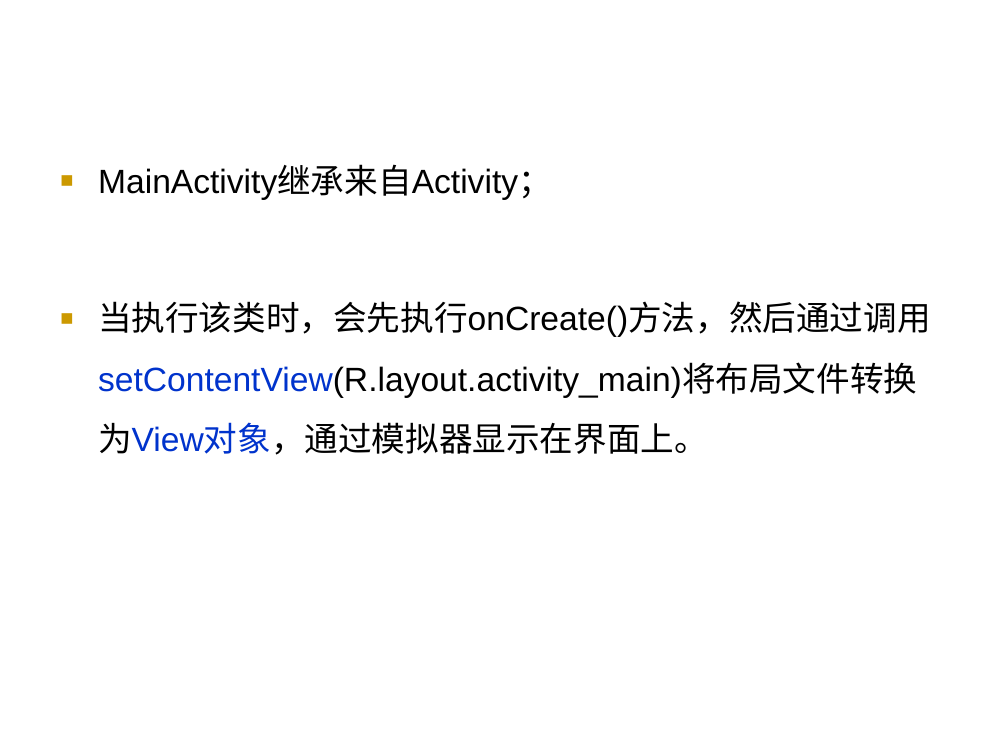
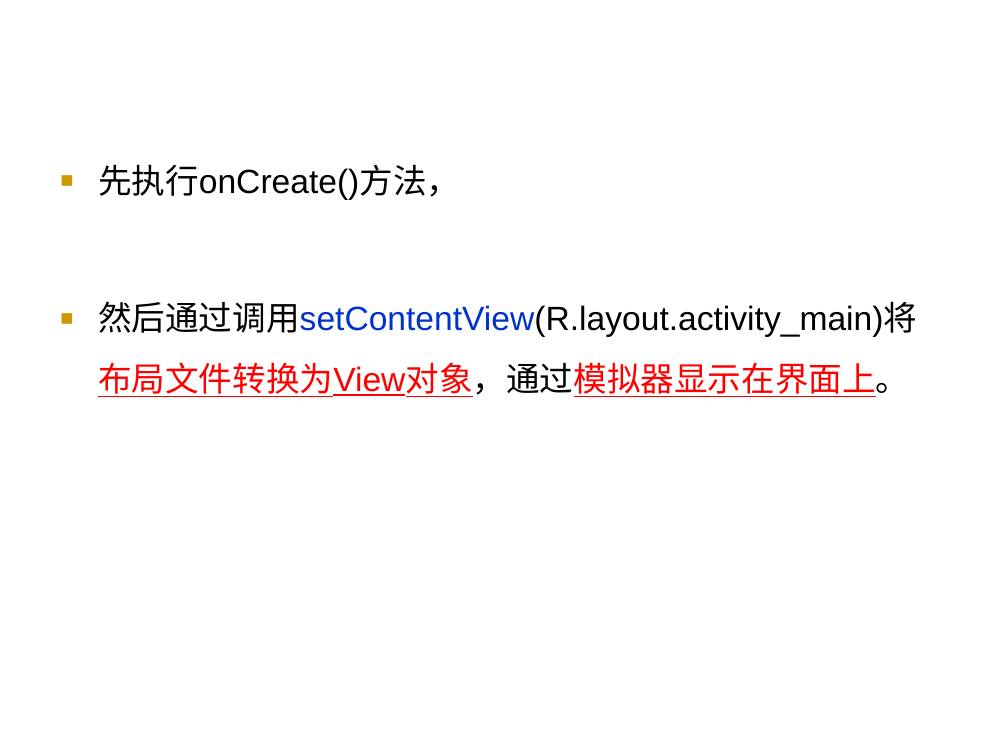
Before and after one commit to arnold117/AndroidProgramming, a slide deck: slide 51 of slides/第二讲 Android入门和简单程序设计.ppt (slide 22 before the commit). Drawn at 1008x756 pixels with LibreOffice and Linux fonts; fonts in the diff are those of the drawing. Boxes give left, top, right and bottom in pixels: in the first picture for what was removed or moved away, otherwise in the second. Text is boxed around its words. In the diff, an @@ line names an element or a change of style, - is before the commit and + after.

```diff
--- a/slides/第二讲 Android入门和简单程序设计.ppt
+++ b/slides/第二讲 Android入门和简单程序设计.ppt
@@ text at [98, 164, 917, 397]: text changed @@
-■ MainActivity继承来自Activity；
-■ 当执行该类时，会先执行onCreate()方法，然后通过调用setContentView(R.layout.activity_main)将布局文件转换为View对象，通过模拟器显示在界面上。
+■ 先执行onCreate()方法，
+■ 然后通过调用setContentView(R.layout.activity_main)将布局文件转换为View对象，通过模拟器显示在界面上。
```
Also in this commit, not shown: 12 other slides changed, 10 slides added, 8 slides removed, 1 other file.
